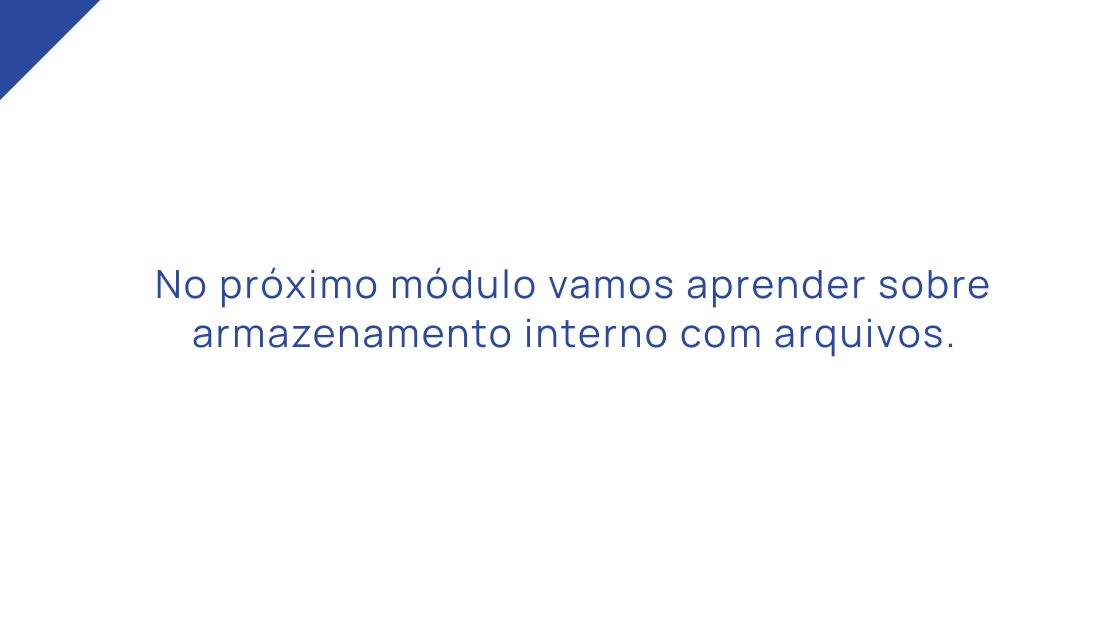
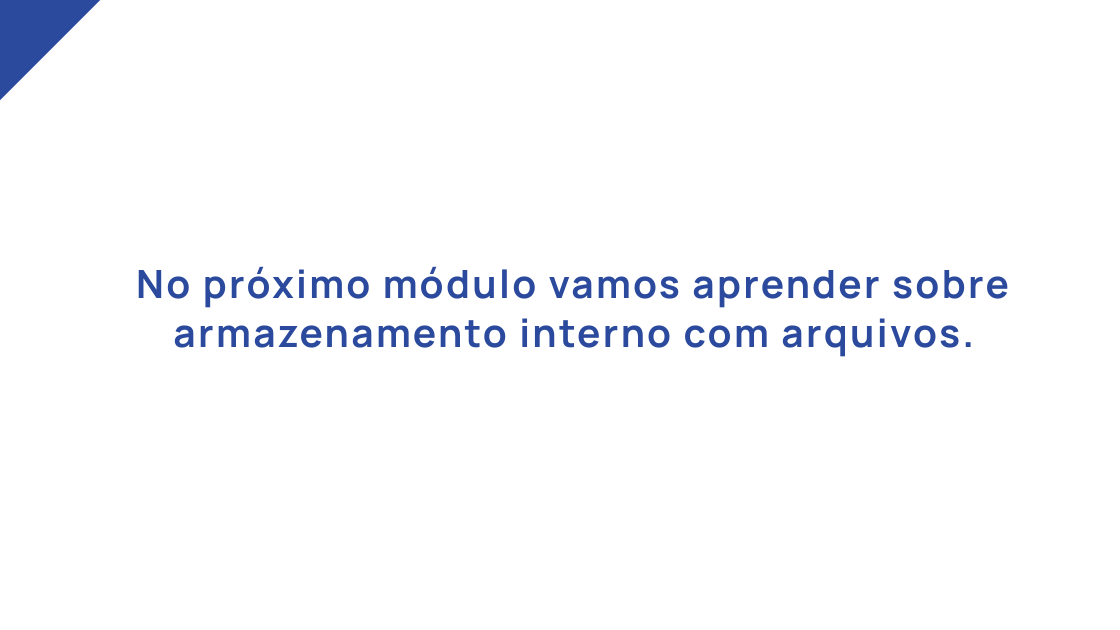
Before and after one commit to nataliascosta/Flutter, a slide deck: slide 15 of Módulo 09 - Manipulação de estados/Módulo IX - Manipulação de Estados.pptx. Drawn at 1120x630 pixels with LibreOffice and Linux fonts; fonts in the diff are those of the drawing. Boxes give left, top, right and bottom in pixels: in the first picture for what was removed or moved away, otherwise in the second. Text is boxed around its words. In the diff, an @@ line names an element or a change of style, - is before the commit and + after.

Commit message:
Correção do slide sobre manipulação de estados

```diff
--- a/Módulo 09 - Manipulação de estados/Módulo IX - Manipulação de Estados.pptx
+++ b/Módulo 09 - Manipulação de estados/Módulo IX - Manipulação de Estados.pptx
@@ text "No próximo módulo vamos aprender ..." at (136,266,1009,357): bold on @@
```
